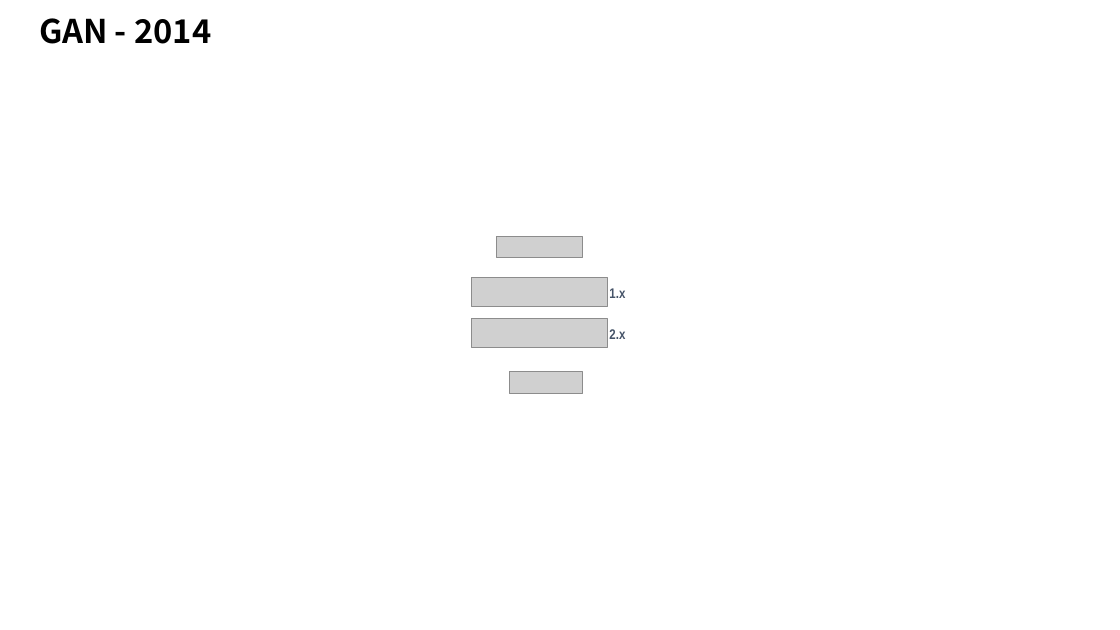
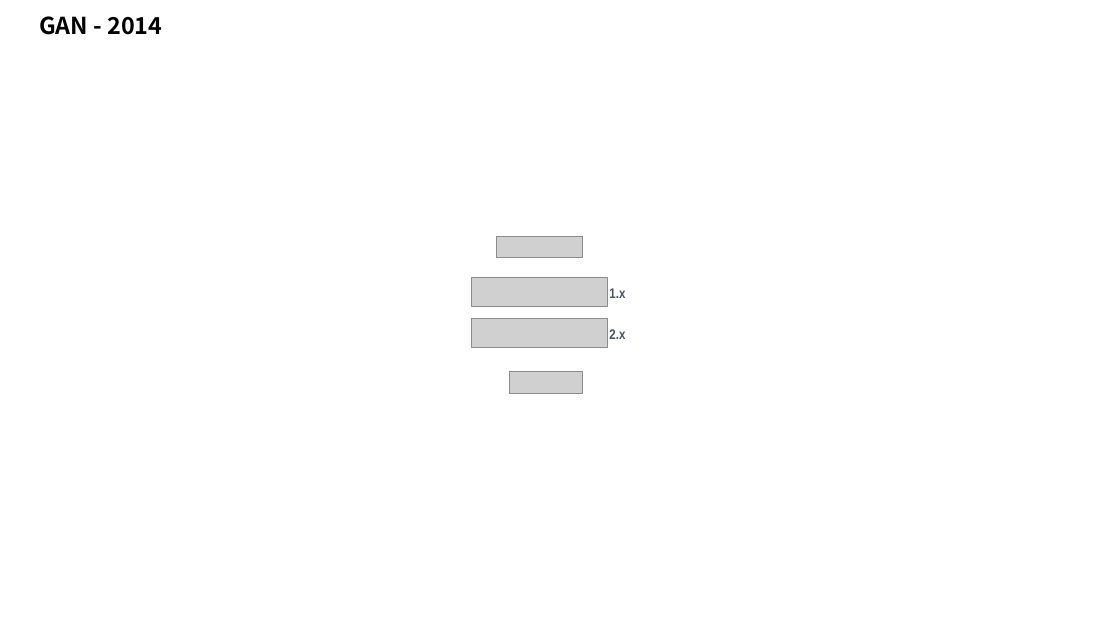
Before and after one commit to taylorguo/GAN_Understanding_Practicing, a slide deck: slide 2 of GAN_Understanding/GANunderstanding.pptx. Drawn at 1120x630 pixels with LibreOffice and Linux fonts; fonts in the diff are those of the drawing; grey boxes stand for pictures. Boxes give left, top, right and bottom in pixels: in the first picture for what was removed or moved away, otherwise in the second. Text is boxed around its words. In the diff, an @@ line names an element or a change of style, - is before the commit and + after.

```diff
--- a/GAN_Understanding/GANunderstanding.pptx
+++ b/GAN_Understanding/GANunderstanding.pptx
@@ text "GAN - 2014" at [39,16,162,35]: size 28 to 20 pt @@
```
Also in this commit, not shown: 6 other slides changed, 1 slide added, 3 slides removed.
